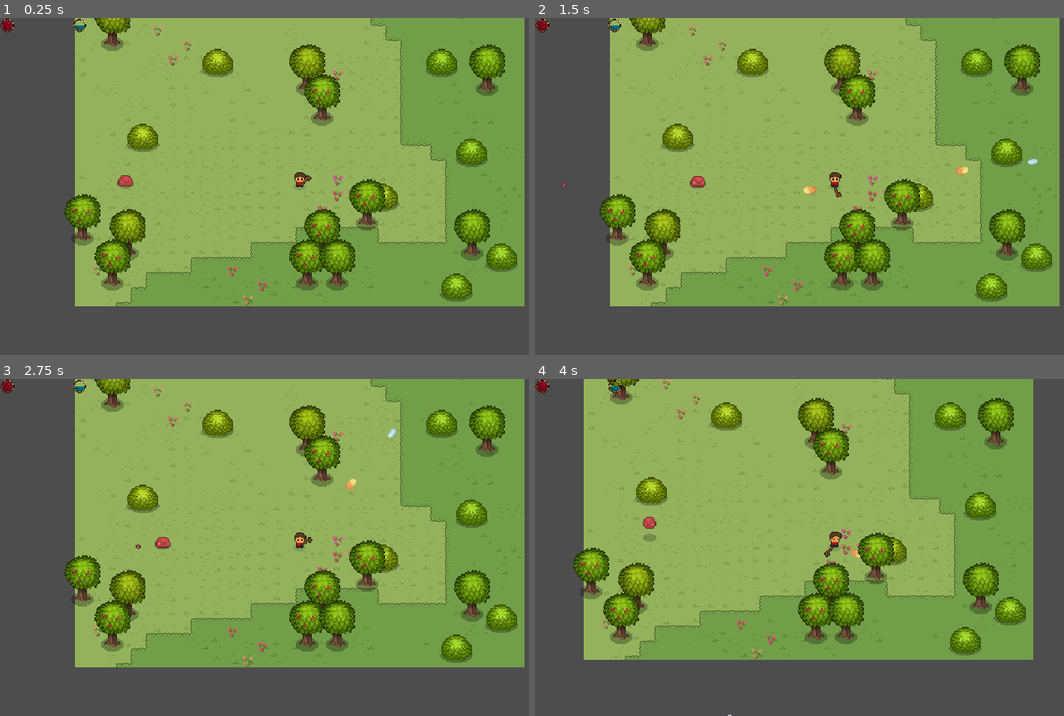
Above: before the commit, frames 1-4 (two rows, left to right).
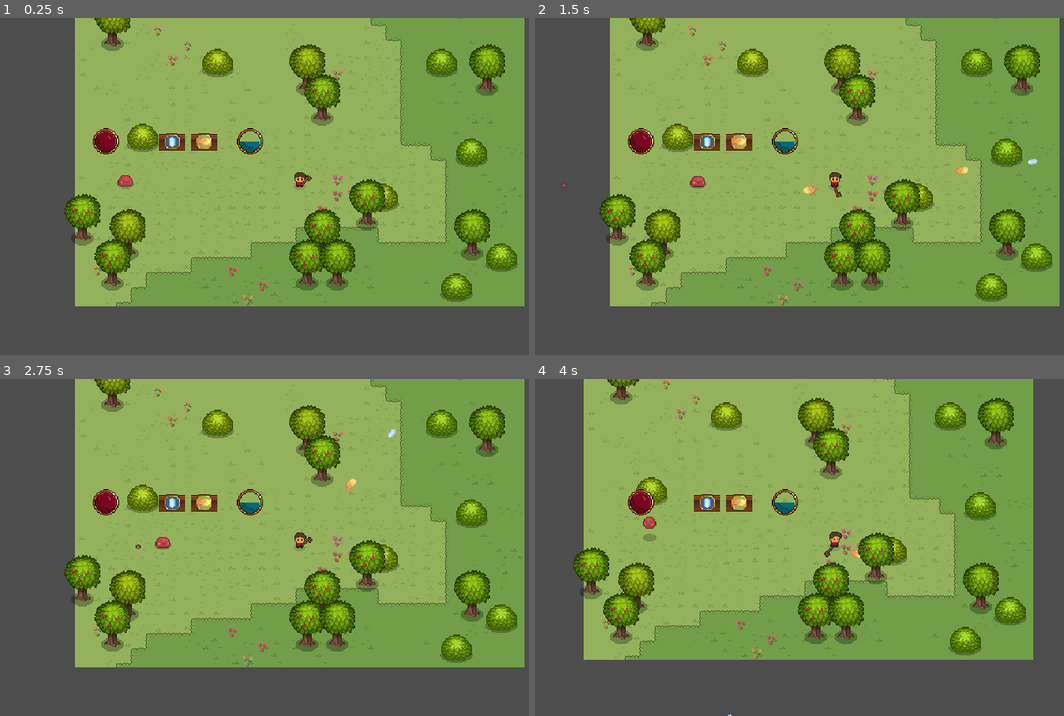
Above: after the commit, the same moments.

Repository: lennertJ9/game
Game: Godot game, scene res://scenes/main/main.tscn
Same seed, same stepped clock (60 frames per second), same inputs: the game is played once before the commit and once after it.
Inputs (mouse positions are in pixels of both pictures, inside the frame that each line leads up to):
- Up to frame 1 (0.25 s): no input
- Up to frame 2 (1.5 s): move the mouse to (968, 169) at 0.52 s; hold Q (a) 0.53-1.28 s; tap W (fireball) at 0.8, 1.35 s; move the mouse to (714, 203) at 1.27 s
- Up to frame 3 (2.75 s): tap Q (a) at 1.55 s; move the mouse to (359, 473) at 2.02 s; hold Q (a) from 2.03 s (still down); tap W (fireball) at 2.3 s
- Up to frame 4 (4 s): move the mouse to (804, 614) at 2.77 s; release Q (a) at 2.78 s; tap W (fireball) at 2.85, 3.8 s; tap Q (a) at 3.05 s; move the mouse to (1016, 598) at 3.52 s; hold Right mouse button (right_click) from 3.53 s (still down)

The runs differ from the first frame. In frame 1, 1.1% of the frame differs, in the area x 0-50%, y 0-41%; in frame 2, 1.1%; in frame 3, 1.1%; in frame 4, 1.1%.

Commit message:
work on UI

Diff:
--- a/scenes/Abilities/projectile_manager/bolt_manager.gd
+++ b/scenes/Abilities/projectile_manager/bolt_manager.gd
@@ -2,7 +2,7 @@
 
 
 @export var bolt_instance: PackedScene
-@export var png: CompressedTexture2D = preload("res://assets/UI/abilities/bolt_icon,.png")
+@export var png: CompressedTexture2D = preload("res://assets/UI/abilities/bolt_icon.png")
 
 func shoot(shoot_direction,position):
 	var bolt = bolt_instance.instantiate()
--- a/scenes/UI/resource_bar/resource_bar.gd
+++ b/scenes/UI/resource_bar/resource_bar.gd
@@ -1,6 +1,9 @@
 extends Control
 
 @onready var abilities = $"../../Abilities"
+@onready var slots = $Slots
+
+
 
 @onready var health_component = $"../../HealthComponent"
 @onready var life = $Life
@@ -8,9 +11,7 @@
 func _ready():
 	update_properties()
 	update_health(health_component.max_health)
-
-
-
+	set_icons()
 
 func update_health(health):
 	life.value = health
@@ -19,3 +20,11 @@
 
 func update_properties():
 	life.max_value = health_component.max_health
+
+
+func set_icons():
+	var i = 0
+	for ability in abilities.get_children():
+
+		slots.get_child(i).set_icon(ability.png)
+		i += 1
--- a/scenes/UI/resource_bar/resource_bar.tscn
+++ b/scenes/UI/resource_bar/resource_bar.tscn
@@ -1,9 +1,10 @@
-[gd_scene load_steps=5 format=3 uid="uid://dw7542qtinm0q"]
+[gd_scene load_steps=6 format=3 uid="uid://dw7542qtinm0q"]
 
 [ext_resource type="Script" path="res://scenes/UI/resource_bar/resource_bar.gd" id="1_lrivw"]
 [ext_resource type="Texture2D" uid="uid://dl25bp70bio53" path="res://assets/UI/bar_border.png" id="2_2ibij"]
 [ext_resource type="Texture2D" uid="uid://cro4xh8xke6wq" path="res://assets/UI/life.png" id="3_x1pvd"]
 [ext_resource type="Texture2D" uid="uid://b066eoludk3w2" path="res://assets/UI/energy.png" id="4_7x8ng"]
+[ext_resource type="PackedScene" uid="uid://cwab6h3f6vtm" path="res://scenes/UI/resource_bar/resource_bar_slot/Slot.tscn" id="5_mgsug"]
 
 [node name="ResourceBar" type="Control"]
 custom_minimum_size = Vector2(192, 32)
@@ -39,3 +40,17 @@
 fill_mode = 3
 texture_under = ExtResource("2_2ibij")
 texture_progress = ExtResource("4_7x8ng")
+
+[node name="Slots" type="Node2D" parent="."]
+
+[node name="Slot" parent="Slots" instance=ExtResource("5_mgsug")]
+offset_left = 73.0
+offset_top = 7.0
+offset_right = 101.0
+offset_bottom = 26.0
+
+[node name="Slot2" parent="Slots" instance=ExtResource("5_mgsug")]
+offset_left = 107.0
+offset_top = 7.0
+offset_right = 135.0
+offset_bottom = 26.0
--- /dev/null
+++ b/scenes/UI/resource_bar/resource_bar_slot/Slot.gd
@@ -0,0 +1,8 @@
+extends Control
+
+@onready var ability_texture = $AbilityTexture
+@onready var slot_texture = $SlotTexture
+
+
+func set_icon(png):
+	ability_texture.texture = png
--- /dev/null
+++ b/scenes/UI/resource_bar/resource_bar_slot/Slot.tscn
@@ -0,0 +1,23 @@
+[gd_scene load_steps=3 format=3 uid="uid://cwab6h3f6vtm"]
+
+[ext_resource type="Script" path="res://scenes/UI/resource_bar/resource_bar_slot/Slot.gd" id="1_86yu8"]
+[ext_resource type="Texture2D" uid="uid://b64ey0n7pqrb1" path="res://assets/UI/bar_slot.png" id="2_rn4by"]
+
+[node name="Slot" type="Control"]
+custom_minimum_size = Vector2(28, 19)
+layout_mode = 3
+anchors_preset = 15
+anchor_right = 1.0
+anchor_bottom = 1.0
+offset_right = -1252.0
+offset_bottom = -701.0
+grow_horizontal = 2
+grow_vertical = 2
+script = ExtResource("1_86yu8")
+
+[node name="AbilityTexture" type="Sprite2D" parent="."]
+position = Vector2(14, 9)
+
+[node name="SlotTexture" type="Sprite2D" parent="."]
+position = Vector2(14, 10)
+texture = ExtResource("2_rn4by")
--- a/scenes/player/player.tscn
+++ b/scenes/player/player.tscn
@@ -13,6 +13,7 @@
 [ext_resource type="PackedScene" uid="uid://bvvyfxv83le51" path="res://scenes/Components/HurtBox/Hurtbox.tscn" id="9_vq76y"]
 [ext_resource type="PackedScene" uid="uid://4qv2wudjusch" path="res://scenes/Components/HealthComponent/HealthComponent.tscn" id="10_aar1u"]
 [ext_resource type="PackedScene" uid="uid://dvkplnu5eo316" path="res://scenes/Abilities/fireball/fireball.tscn" id="10_ehrv8"]
+[ext_resource type="Texture2D" uid="uid://bsqwrtbun8lfi" path="res://assets/abilities/fireball.png" id="11_ypdqo"]
 
 [sub_resource type="CircleShape2D" id="CircleShape2D_wb5ct"]
 radius = 4.0
@@ -997,14 +998,14 @@
 [node name="Body" type="Sprite2D" parent="Visuals"]
 z_index = 1
 material = ExtResource("2_a8xhc")
-position = Vector2(0, -2.619)
+position = Vector2(0, -2.29863)
 texture = ExtResource("3_x2jjb")
 hframes = 2
 
 [node name="Head" type="Sprite2D" parent="Visuals"]
 z_index = 1
 material = ExtResource("2_a8xhc")
-position = Vector2(1, -9.619)
+position = Vector2(1, -9.29862)
 texture = ExtResource("6_fmvws")
 hframes = 5
 frame = 1
@@ -1014,7 +1015,7 @@
 texture = ExtResource("7_wqlqq")
 
 [node name="WeaponSlot" type="Node2D" parent="Visuals"]
-position = Vector2(2, -1.7714)
+position = Vector2(2, -1.1611)
 
 [node name="Weapon" type="Sprite2D" parent="Visuals/WeaponSlot"]
 z_index = 2
@@ -1036,12 +1037,18 @@
 
 [node name="FireballManager" parent="Abilities" instance=ExtResource("9_rk672")]
 bolt_instance = ExtResource("10_ehrv8")
+png = ExtResource("11_ypdqo")
 
 [node name="-------UI-------------------" type="Node" parent="."]
 
 [node name="CanvasLayer" type="CanvasLayer" parent="."]
 
 [node name="ResourceBar" parent="CanvasLayer" instance=ExtResource("8_gxwic")]
+offset_left = 194.0
+offset_top = 232.0
+offset_right = -894.0
+offset_bottom = -456.0
+scale = Vector2(2, 2)
 
 [node name="----COMPONENTS-------" type="Node" parent="."]
 
Renamed: assets/UI/abilities/bolt_icon,.png -> assets/UI/abilities/bolt_icon.png
Not shown, changed: assets/UI/abilities/bolt_icon.png.import
Binary file changed: assets/UI/bar_slot.png
Not shown: 1 places in scenes/player/player.tscn that only renumber resources
